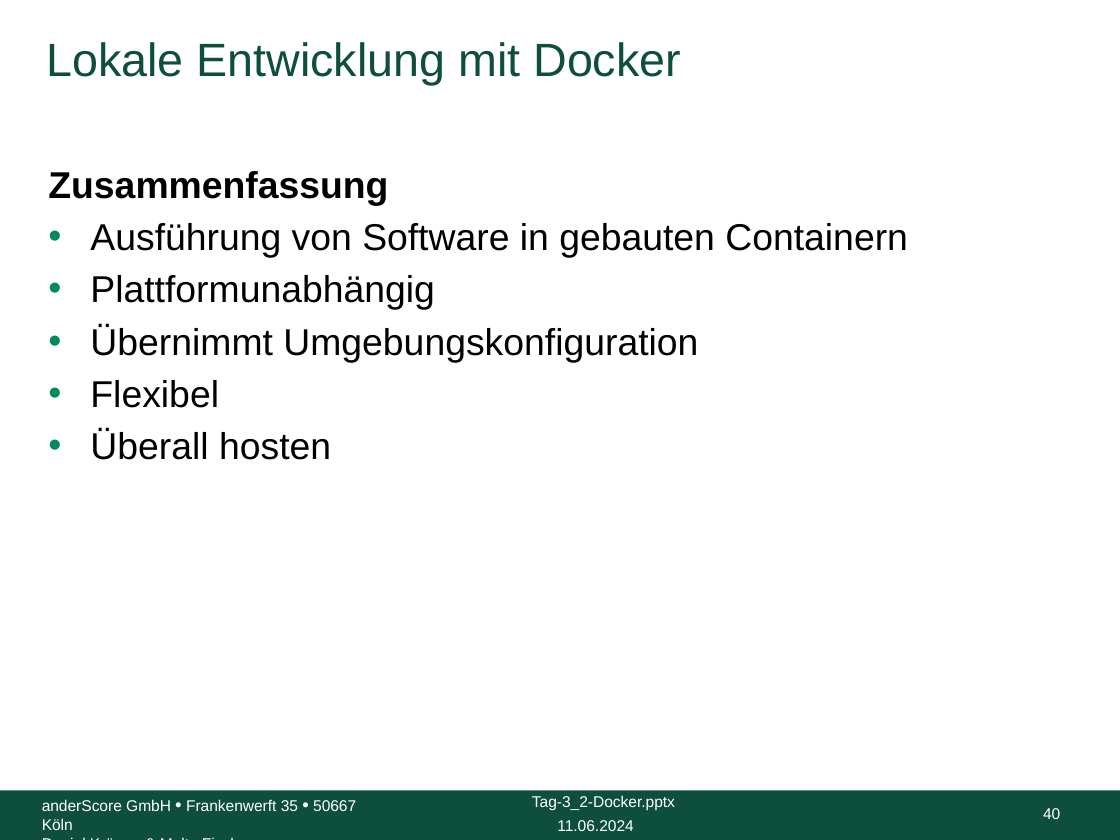
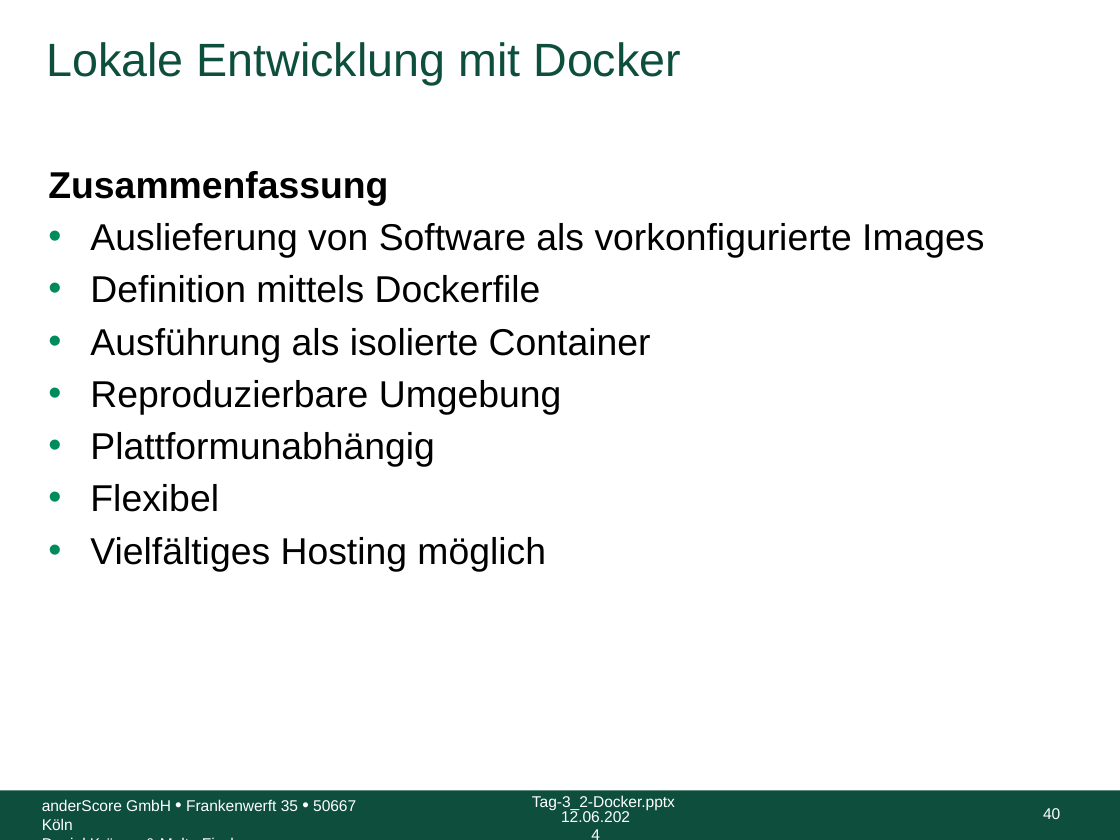
Before and after one commit to anderscore-gmbh/gitlab, a slide deck: slide 40 of slides/Tag-3_2-Docker.pptx. Drawn at 1120x840 pixels with LibreOffice and Linux fonts; fonts in the diff are those of the drawing; background and template pictures are left out. Boxes give left, top, right and bottom in pixels: in the first picture for what was removed or moved away, otherwise in the second. Text is boxed around its words. In the diff, an @@ line names an element or a change of style, - is before the commit and + after.

```diff
--- a/slides/Tag-3_2-Docker.pptx
+++ b/slides/Tag-3_2-Docker.pptx
@@ text at (90, 223, 984, 415): text changed @@
-• Ausführung von Software in gebauten Containern
+• Auslieferung von Software als vorkonfigurierte Images
+• Definition mittels Dockerfile
+• Ausführung als isolierte Container
+• Reproduzierbare Umgebung
@@ text at (90, 325, 698, 362): paragraph removed @@
-• Übernimmt Umgebungskonfiguration
@@ text at (90, 537, 546, 571): text changed @@
-• Überall hosten
+• Vielfältiges Hosting möglich
@@ text at (561, 809, 630, 822): text changed @@
-11.06.2024
+12.06.2024
```
Also in this commit, not shown: 38 other slides changed, 1 other file.
